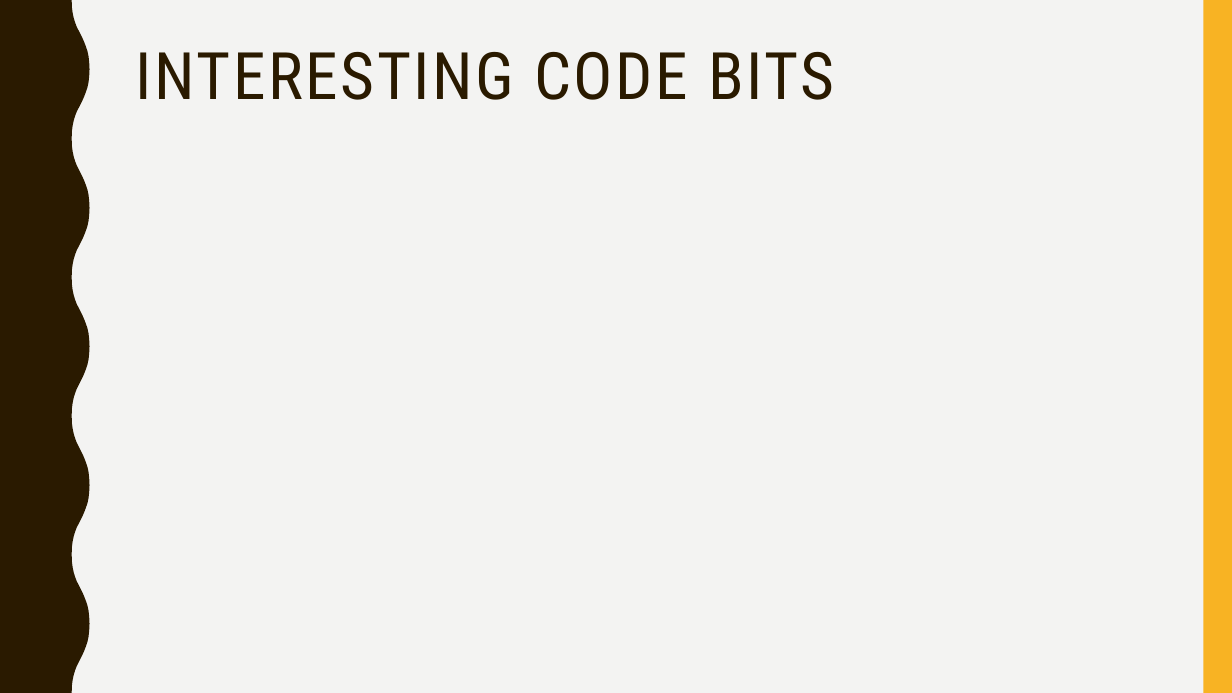
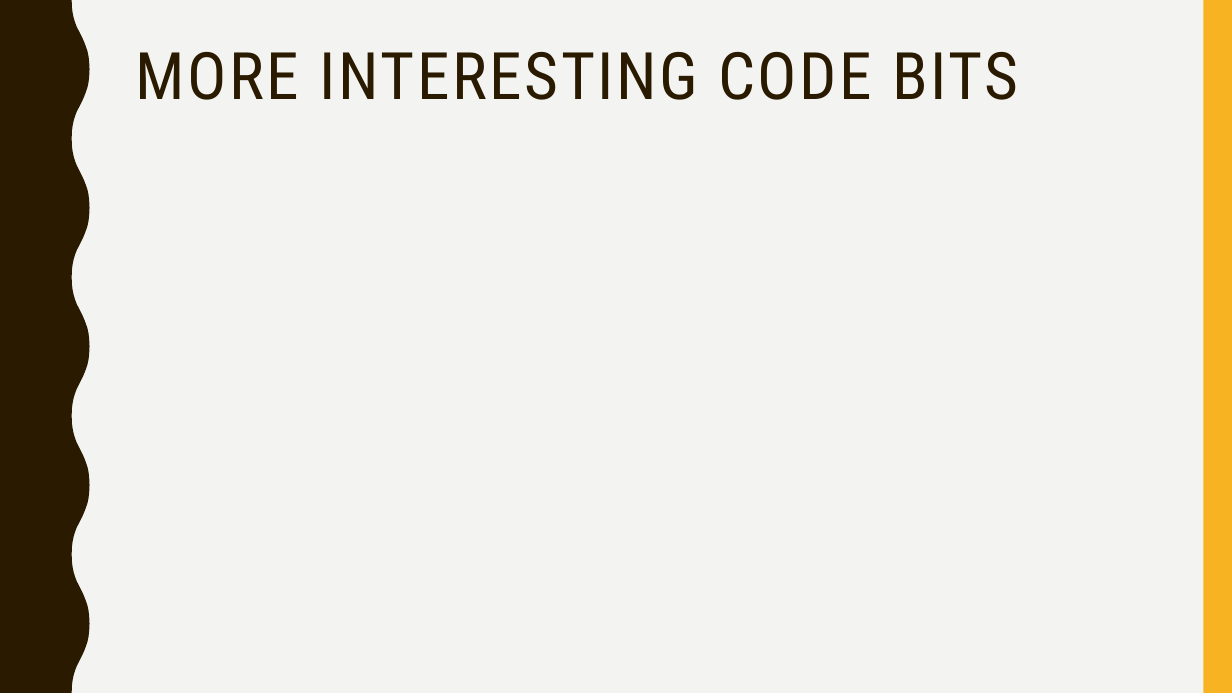
Before and after one commit to Exopi-Talent-Academy/PizzaSolutionRebekka, a slide deck: slide 7 of PizzaSolution Presentation.pptx (slide 5 before the commit). Drawn at 1232x693 pixels with LibreOffice and Linux fonts; fonts in the diff are those of the drawing. Boxes give left, top, right and bottom in pixels: in the first picture for what was removed or moved away, otherwise in the second. Text is boxed around its words. In the diff, an @@ line names an element or a change of style, - is before the commit and + after.

```diff
--- a/PizzaSolution Presentation.pptx
+++ b/PizzaSolution Presentation.pptx
@@ title at (136, 52, 1018, 100): text changed @@
-INTERESTING CODE BITS
+MORE INTERESTING CODE BITS
```
Also in this commit, not shown: 1 other slide changed, 2 slides added.
